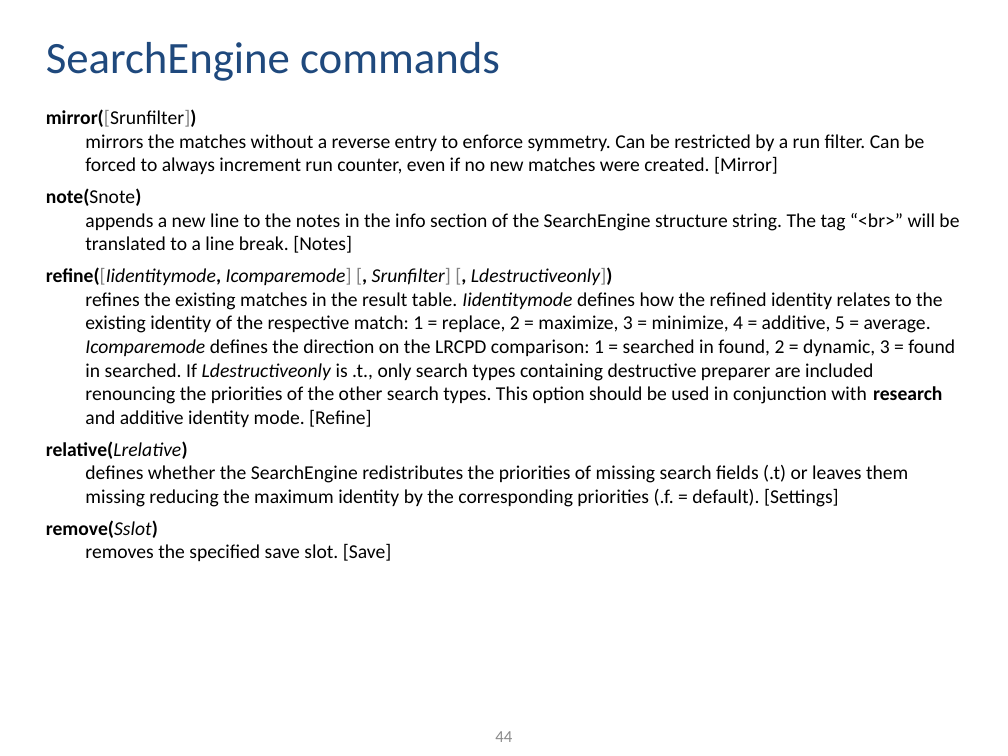
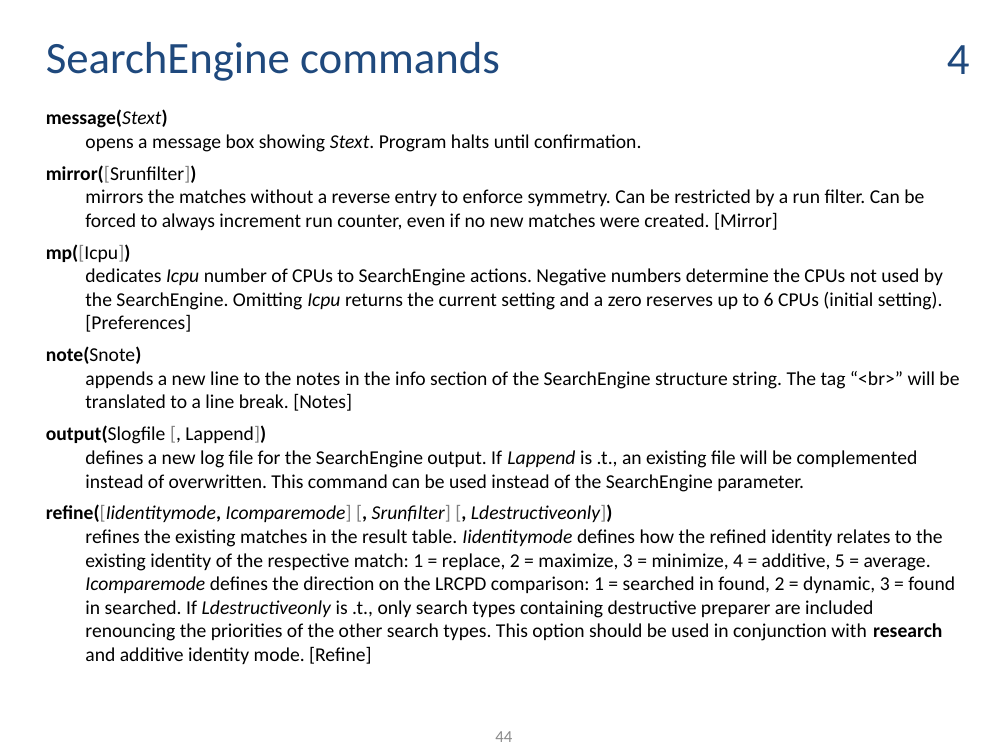
Before and after one commit to ThorstenDoherr/searchengine, a slide deck: slide 44 of doc/Manual.pptx. Drawn at 1008x756 pixels with LibreOffice and Linux fonts; fonts in the diff are those of the drawing. Boxes give left, top, right and bottom in pixels: in the first picture for what was removed or moved away, otherwise in the second. Text is boxed around its words. In the diff, an @@ line names an element or a change of style, - is before the commit and + after.

```diff
--- a/doc/Manual.pptx
+++ b/doc/Manual.pptx
@@ text added at <box>947,45,970,74</box>, 32 pt, text #1F497D @@
+4
@@ text at <box>46,109,641,152</box>: paragraph added @@
+message(Stext)
+opens a message box showing Stext. Program halts until confirmation.
@@ text at <box>46,244,943,332</box>: paragraph added @@
+mp([Icpu])
+dedicates Icpu number of CPUs to SearchEngine actions. Negative numbers determine the CPUs not used by the SearchEngine. Omitting Icpu returns the current setting and a zero reserves up to 6 CPUs (initial setting). [Preferences]
@@ text at <box>46,425,918,492</box>: paragraph added @@
+output(Slogfile [, Lappend])
+defines a new log file for the SearchEngine output. If Lappend is .t., an existing file will be complemented instead of overwritten. This command can be used instead of the SearchEngine parameter.
@@ text at <box>46,441,908,561</box>: paragraphs removed @@
-relative(Lrelative)
-defines whether the SearchEngine redistributes the priorities of missing search fields (.t) or leaves them missing reducing the maximum identity by the corresponding priorities (.f. = default). [Settings]
-remove(Sslot)
-removes the specified save slot. [Save]
```
Also in this commit, not shown: 41 other slides changed, 3 slides added, 2 slides removed, 1 other file.
